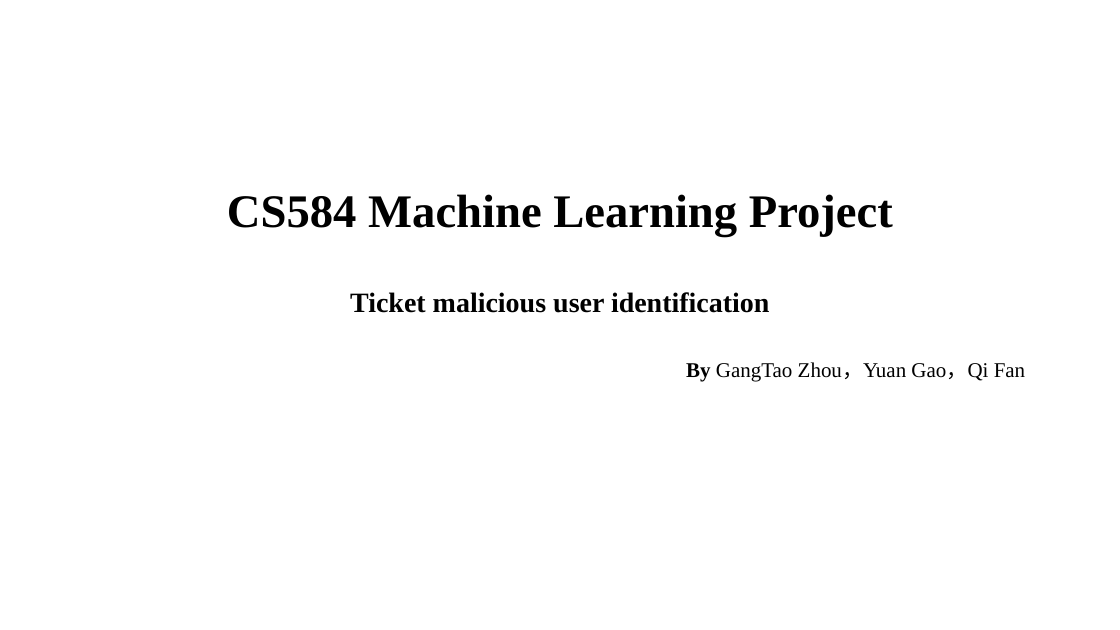
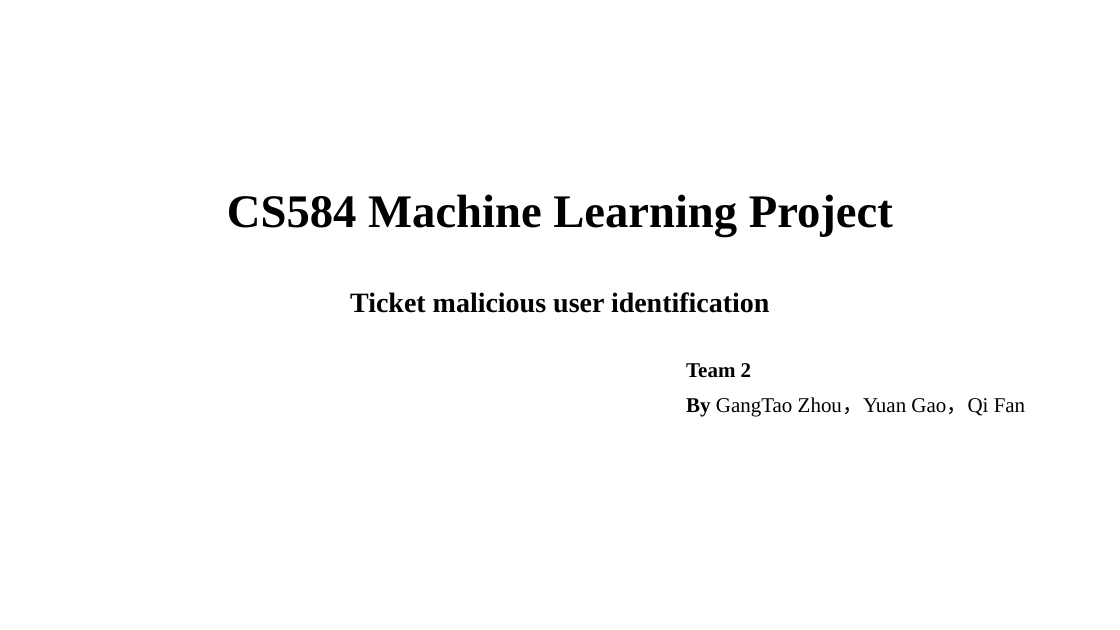
Before and after one commit to kidzss/ML584Project, a slide deck: slide 1 of The Project Introduction.pptx. Drawn at 1120x630 pixels with LibreOffice and Linux fonts; fonts in the diff are those of the drawing. Boxes give left, top, right and bottom in pixels: in the first picture for what was removed or moved away, otherwise in the second. Text is boxed around its words. In the diff, an @@ line names an element or a change of style, - is before the commit and + after.

```diff
--- a/The Project Introduction.pptx
+++ b/The Project Introduction.pptx
@@ subtitle at (x1=686, y1=363, x2=751, y2=377): paragraph added @@
+Team 2
```
Also in this commit, not shown: 6 other slides changed, 1 other file.
